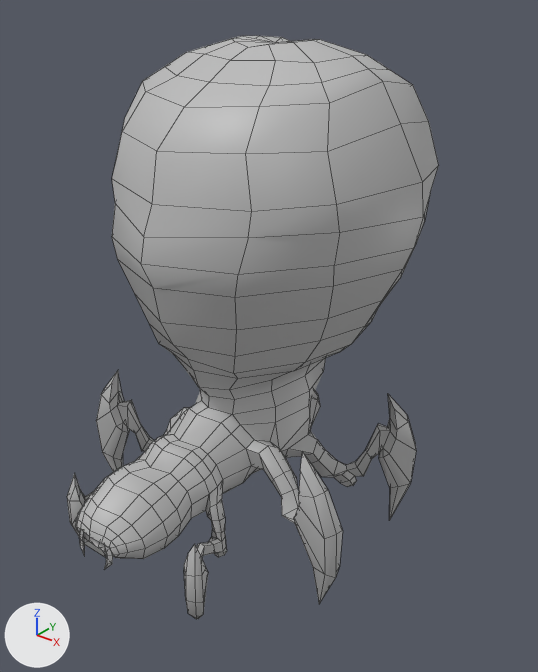
The FBX model BugSplat/Assets/Graphics/Animation/BoomerWalkAnim.fbx, before and after one commit.
Rendered twice from a camera (50 mm lens) standing at (2.65, -3.16, 2.31) and looking at (0.12, 0.0, 0.34). Arrows for +X, +Y and +Z are at lower left; the lights stay in place. Mesh edges are drawn as thin lines. Where no turn or scale is listed for an object, it has been applied to the vertices.

The scene before the commit, as lines of its bpy script (objects in view):
```python
me_mesh = bpy.data.meshes.new('Mesh')
me_mesh.from_pydata(...)  # 1025 vertices, 1080 faces; spans x -0.98..0.98, y -1.35..1.32, z -1.0..2.0
# faces by material slot: [464, 616]
me_mesh.materials.append(mat_lambert2)  # grey #bcbcbc
me_mesh.materials.append(mat_lambert3)  # grey #bcbcbc
ob_boomer = bpy.data.objects.new('Boomer', me_mesh)
ob_boomer.location = (0.0, 0.0, 0.0)
```
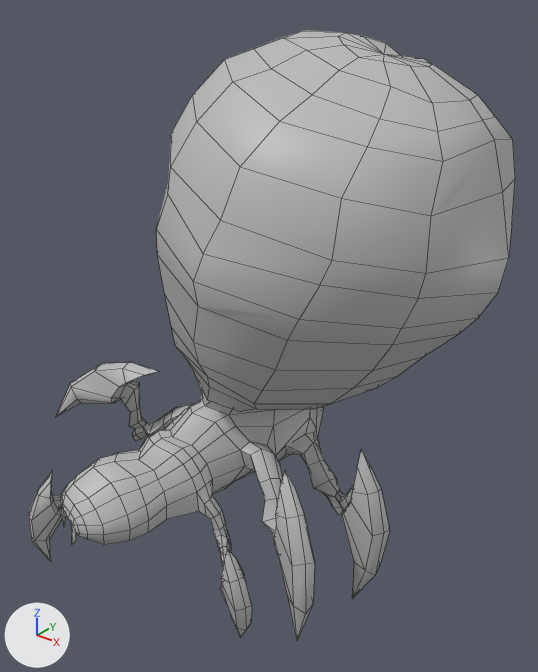
What changed in the scene script:
```text
Change me_mesh:
    used by ob_boomer; location = (0.0, 0.0, 0.0)
    remove me_mesh.from_pydata(...)  # 1025 vertices, 1080 faces; spans x -0.98..0.98, y -1.35..1.32, z -1.0..2.0
    add me_mesh.from_pydata(...)  # 1025 vertices, 1080 faces; spans x -1.31..1.4, y -1.33..1.47, z -0.04..3.02
    me_mesh part 1: the loose piece of 13 vertices spanning x 0.08..0.14, y -1.35..-1.31, z -0.53..-0.36 is turned -24 degrees about the z axis through its middle, then moved by (-0.29, 0.02, 0.99)
    me_mesh part 2: the loose piece of 13 vertices spanning x -0.13..-0.07, y -1.35..-1.31, z -0.53..-0.36 is turned -24 degrees about the z axis through its middle, then moved by (-0.27, 0.1, 0.99)
    me_mesh part 3: 999 of 1025 vertices moved; they spanned x -0.98..0.98, y -1.35..1.32, z -1.0..2.0 and now span x -1.31..1.4, y -1.32..1.47, z -0.04..3.02; mean shift (0.04, -0.03, 0.99); largest move (-0.85, -0.45, -1.0) -> (-1.31, -0.59, 0.51)
Change ob_boomer:
    ob_boomer.location: (0.0, 0.0, 0.0) -> (0.002, -0.015, -0.988)
```

Location of each change, (x1, y1, x2, y2) in pixels of the pictures (538 x 672 px; the box of a moved part takes in the faces that stretch with it):
'Boomer', reshaped, moved (31% wider)
    before: (67, 36, 438, 619)
    after: (29, 30, 515, 641)
part 1 of me_mesh, moved or reshaped
    before: (104, 546, 113, 570)
    after: (71, 524, 76, 544)
part 2 of me_mesh, moved or reshaped
    before: (79, 530, 85, 556)
    after: (62, 508, 67, 527)
part 3 of me_mesh, moved or reshaped
    before: (67, 36, 438, 619)
    after: (29, 30, 515, 641)
